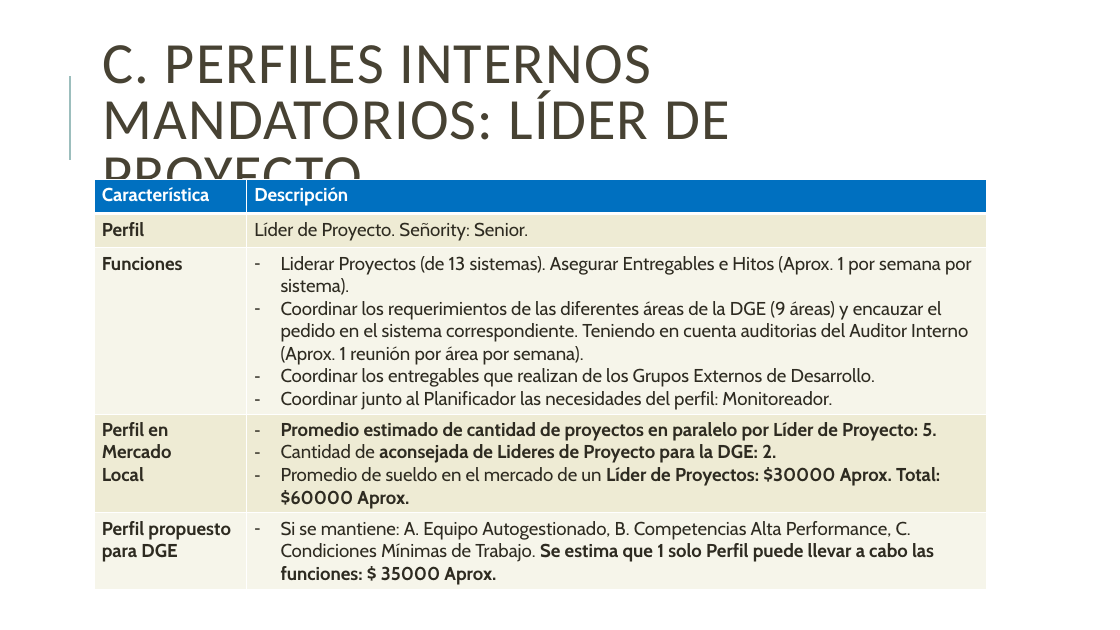
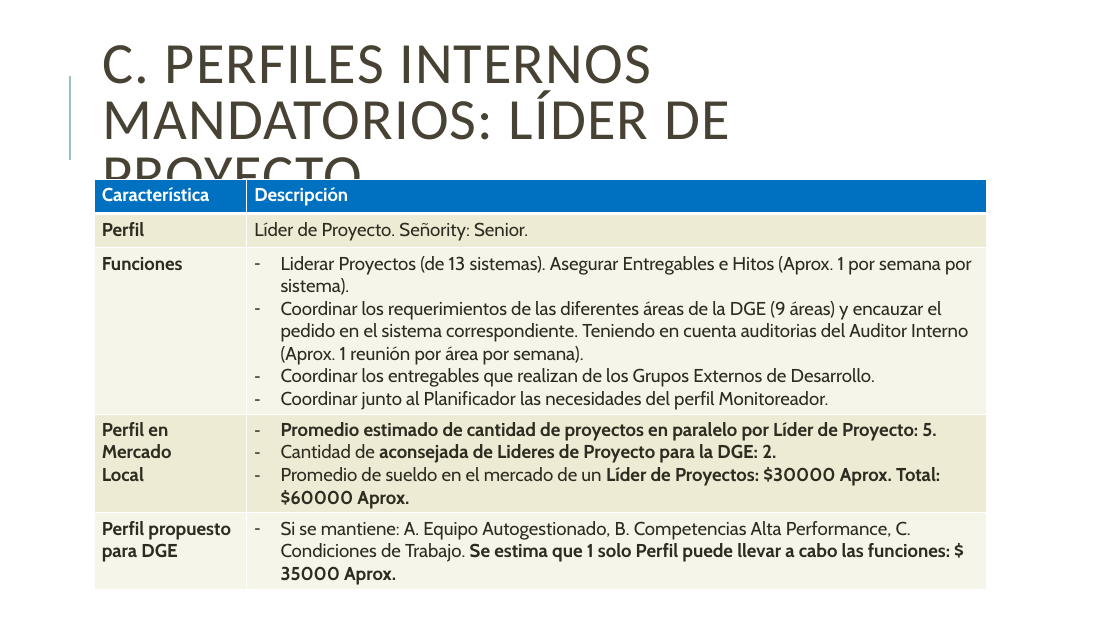
Before and after one commit to jsrxar/dge, a slide deck: slide 39 of 1-general/1-presentaciones/planificacion-control-presentacion-v2.pptx. Drawn at 1120x630 pixels with LibreOffice and Linux fonts; fonts in the diff are those of the drawing. Boxes give left, top, right and bottom in pixels: in the first picture for what was removed or moved away, otherwise in the second. Text is boxed around its words. In the diff, an @@ line names an element or a change of style, - is before the commit and + after.

Commit message:
Version final

```diff
--- a/1-general/1-presentaciones/planificacion-control-presentacion-v2.pptx
+++ b/1-general/1-presentaciones/planificacion-control-presentacion-v2.pptx
@@ table at <box>94,180,987,589</box> @@
-row 3, column 2: Liderar Proyectos (de 13 sistemas). Asegurar Entregables e Hitos (Aprox. 1 por semana por sistema). / Coordinar los requerimientos de las diferentes áreas de la DGE (9 áreas) y encauzar el pedido en el sistema correspondiente. Teniendo en cuenta auditorias del Auditor Interno (Aprox. 1 reunión por área por semana). / Coordinar los entregables que realizan de los Grupos Externos de Desarrollo. / Coordinar junto al Planificador las necesidades del perfil: Monitoreador.
+row 3, column 2: Liderar Proyectos (de 13 sistemas). Asegurar Entregables e Hitos (Aprox. 1 por semana por sistema). / Coordinar los requerimientos de las diferentes áreas de la DGE (9 áreas) y encauzar el pedido en el sistema correspondiente. Teniendo en cuenta auditorias del Auditor Interno (Aprox. 1 reunión por área por semana). / Coordinar los entregables que realizan de los Grupos Externos de Desarrollo. / Coordinar junto al Planificador las necesidades del perfil Monitoreador.
-row 5, column 2: Si se mantiene: A. Equipo Autogestionado, B. Competencias Alta Performance, C. Condiciones Mínimas de Trabajo. Se estima que 1 solo Perfil puede llevar a cabo las funciones: $ 35000 Aprox.
+row 5, column 2: Si se mantiene: A. Equipo Autogestionado, B. Competencias Alta Performance, C. Condiciones de Trabajo. Se estima que 1 solo Perfil puede llevar a cabo las funciones: $ 35000 Aprox.
```
Also in this commit, not shown: 7 other slides changed.
